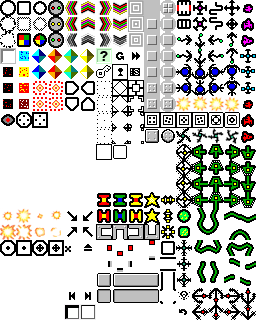
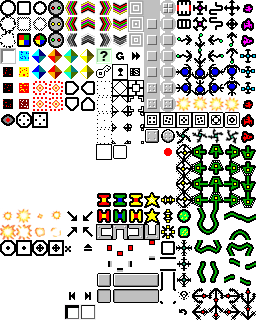
The second w=256, h=320 image is a revision of the first. Changes to its layers:
painted on "Fondo" over [164, 148, 172, 156]
